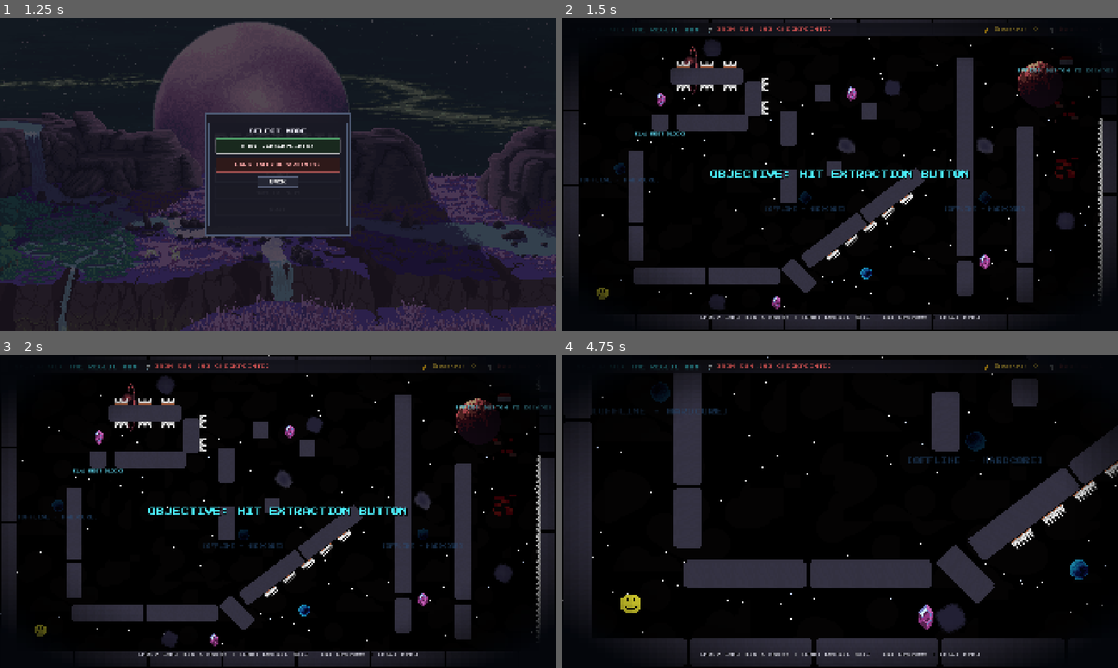
Above: before the commit, frames 1-4 (two rows, left to right).
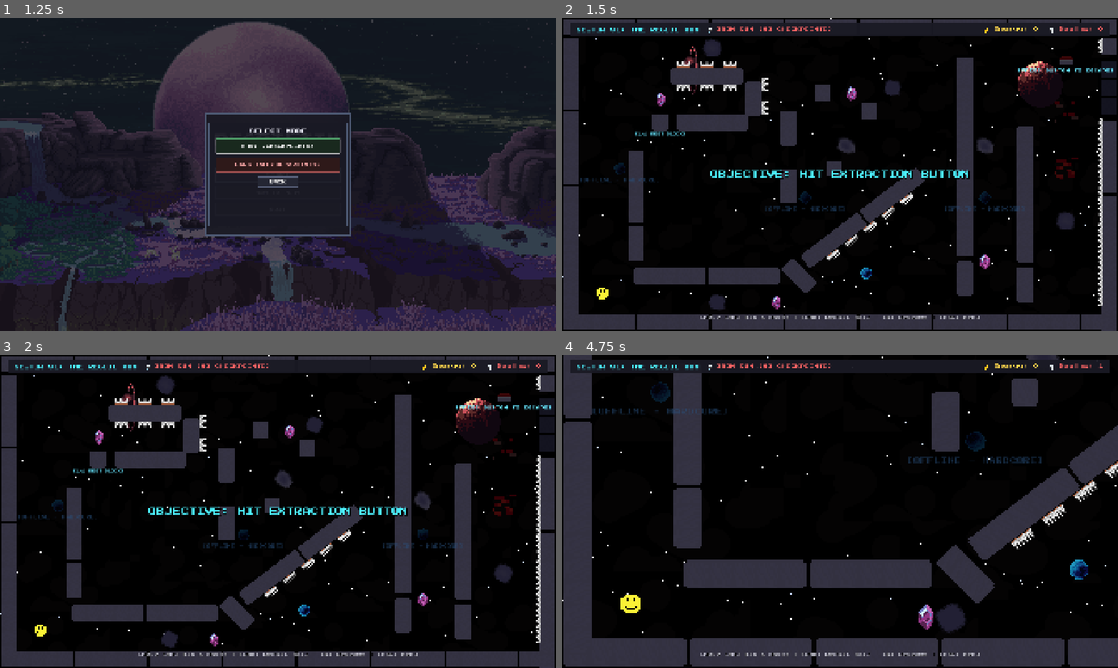
Above: after the commit, the same moments.

Repository: YuvalArchit04/Haven_Project
Game: Godot game, scene res://main_menu.tscn
Two runs of this game, one before a commit and one after it. Both use one fixed random seed, a clock stepped at 60 frames per second and the inputs below. Video files are missing from this copy of the repository; at most half a second of black plays in their place. Sound files missing from this copy of the repository are replaced by a short silence.
Inputs (mouse positions are in pixels of both pictures, inside the frame that each line leads up to):
- Up to frame 1 (1.25 s): click "START" at 0.5 s
- Up to frame 2 (1.5 s): click "HARD (NO CHECKPOINTS)" at 1.25 s
- Up to frame 3 (2 s): no input
- Up to frame 4 (4.75 s): tap Enter at 2 s; move the mouse to (962, 495) at 2.02 s; hold Right mouse button (recall) 2.03-2.78 s; move the mouse to (728, 527) at 2.77 s; click (728, 527) at 2.85 s; move the mouse to (895, 442) at 3.52 s; tap R at 3.6 s; move the mouse to (812, 574) at 4.27 s; right-click (812, 574) at 4.35 s

Frame 1 is identical in both runs. In frame 2, 9.2% of the frame differs, in the area x 0-100%, y 0-100%; in frame 3, 9.2%; in frame 4, 9.9%.

Commit message:
Final Polishing(screen shake, ugly border removal, etc)

Diff:
--- a/game.gd
+++ b/game.gd
@@ -19,6 +19,10 @@
 @onready var video_modal: PanelContainer = get_node_or_null("%VideoModal")
 @onready var prize_video: VideoStreamPlayer = get_node_or_null("%PrizeVideoPlayer")
 @onready var close_video_btn: Button = get_node_or_null("%CloseVideoBtn")
+@onready var pause_menu: PanelContainer = get_node_or_null("%PauseMenu")
+@onready var resume_btn: Button = get_node_or_null("%ResumeButton")
+@onready var restart_btn: Button = get_node_or_null("%RestartButton")
+@onready var pause_quit_btn: Button = get_node_or_null("%PauseQuitButton")
 
 @export var next_scene_path: String = "res://game_level_2.tscn"
 
@@ -33,6 +37,7 @@
 var max_offset: Vector2 = Vector2(16.0, 16.0)
 
 func _ready() -> void:
+	process_mode = Node.PROCESS_MODE_ALWAYS
 	var am = get_node_or_null("/root/AudioManager")
 	if am and am.has_method("play_music"):
 		am.play_music()
@@ -76,11 +81,25 @@
 		prize_btn.pressed.connect(_on_prize_pressed)
 	if close_video_btn and video_modal:
 		close_video_btn.pressed.connect(_on_close_video_pressed)
+	if resume_btn:
+		resume_btn.pressed.connect(_resume_game)
+	if restart_btn:
+		restart_btn.pressed.connect(func():
+			_resume_game()
+			get_tree().reload_current_scene()
+		)
+	if pause_quit_btn:
+		pause_quit_btn.pressed.connect(func():
+			_resume_game()
+			get_tree().change_scene_to_file("res://main_menu.tscn")
+		)
 
 	if victory_panel:
 		victory_panel.visible = false
 	if video_modal:
 		video_modal.visible = false
+	if pause_menu:
+		pause_menu.visible = false
 	if death_flash:
 		death_flash.modulate.a = 0.0
 	if checkpoint_popup:
@@ -102,6 +121,9 @@
 				randf_range(-1.0, 1.0) * max_offset.x * amount,
 				randf_range(-1.0, 1.0) * max_offset.y * amount
 			)
+
+func add_trauma(amount: float) -> void:
+	trauma = clamp(trauma + amount, 0.0, 1.0)
 
 func _setup_cinematic_intro() -> void:
 	var cam: Camera2D = player.get_node_or_null("Camera2D")
@@ -137,7 +159,15 @@
 
 func _unhandled_input(event: InputEvent) -> void:
 	if event.is_action_pressed("ui_cancel"):
-		get_tree().change_scene_to_file("res://main_menu.tscn")
+		if video_modal and video_modal.visible:
+			_on_close_video_pressed()
+		elif pause_menu:
+			if get_tree().paused:
+				_resume_game()
+			else:
+				_pause_game()
+		else:
+			get_tree().change_scene_to_file("res://main_menu.tscn")
 	elif event is InputEventKey and event.pressed and not event.echo:
 		if event.keycode == KEY_R:
 			respawn_player()
@@ -246,3 +276,15 @@
 	if video_modal and prize_video:
 		prize_video.stop()
 		video_modal.visible = false
+
+func _pause_game() -> void:
+	if pause_menu:
+		pause_menu.visible = true
+		get_tree().paused = true
+		if resume_btn:
+			resume_btn.grab_focus()
+
+func _resume_game() -> void:
+	if pause_menu:
+		pause_menu.visible = false
+	get_tree().paused = false
--- a/game.tscn
+++ b/game.tscn
@@ -33,15 +33,6 @@
 [sub_resource type="RectangleShape2D" id="RectangleShape2D_plat_1x1"]
 size = Vector2(64, 64)
 
-[sub_resource type="Gradient" id="Gradient_vignette"]
-offsets = PackedFloat32Array(0, 0.65, 0.85, 1)
-colors = PackedColorArray(0, 0, 0, 0, 0, 0, 0, 0, 0, 0, 0, 0.5, 0.01, 0.02, 0.04, 0.98)
-
-[sub_resource type="GradientTexture2D" id="GradientTexture2D_vignette"]
-gradient = SubResource("Gradient_vignette")
-fill = 1
-fill_from = Vector2(0.5, 0.5)
-fill_to = Vector2(0.95, 0.95)
 
 [sub_resource type="StyleBoxFlat" id="StyleBoxFlat_hud"]
 bg_color = Color(0.1, 0.1, 0.14, 0.95)
@@ -764,16 +755,6 @@
 theme_override_font_sizes/font_size = 20
 text = "✓ CHECKPOINT RECORDED"
 horizontal_alignment = 1
-
-[node name="Vignette" type="TextureRect" parent="HUDLayer"]
-anchors_preset = 15
-anchor_right = 1.0
-anchor_bottom = 1.0
-grow_horizontal = 2
-grow_vertical = 2
-mouse_filter = 2
-texture = SubResource("GradientTexture2D_vignette")
-
 [node name="BottomHint" type="Label" parent="HUDLayer"]
 anchors_preset = 7
 anchor_left = 0.5
@@ -923,3 +904,65 @@
 theme_override_colors/font_color = Color(0.9, 0.9, 0.95, 1)
 theme_override_font_sizes/font_size = 14
 text = "[ CLOSE RECORDING ]"
+
+[node name="PauseMenu" type="PanelContainer" parent="HUDLayer"]
+unique_name_in_owner = true
+process_mode = 2
+visible = false
+anchors_preset = 8
+anchor_left = 0.5
+anchor_top = 0.5
+anchor_right = 0.5
+anchor_bottom = 0.5
+offset_left = -200.0
+offset_top = -160.0
+offset_right = 200.0
+offset_bottom = 160.0
+grow_horizontal = 2
+grow_vertical = 2
+theme_override_styles/panel = SubResource("StyleBoxFlat_vic")
+
+[node name="MarginContainer" type="MarginContainer" parent="HUDLayer/PauseMenu"]
+layout_mode = 2
+theme_override_constants/margin_left = 28
+theme_override_constants/margin_top = 28
+theme_override_constants/margin_right = 28
+theme_override_constants/margin_bottom = 28
+
+[node name="VBoxContainer" type="VBoxContainer" parent="HUDLayer/PauseMenu/MarginContainer"]
+layout_mode = 2
+theme_override_constants/separation = 14
+alignment = 1
+
+[node name="PauseTitle" type="Label" parent="HUDLayer/PauseMenu/MarginContainer/VBoxContainer"]
+layout_mode = 2
+theme_override_colors/font_color = Color(0.3, 0.95, 1, 1)
+theme_override_font_sizes/font_size = 20
+text = "MISSION PAUSED"
+horizontal_alignment = 1
+
+[node name="Spacer" type="Control" parent="HUDLayer/PauseMenu/MarginContainer/VBoxContainer"]
+custom_minimum_size = Vector2(0, 6)
+layout_mode = 2
+
+[node name="ResumeButton" type="Button" parent="HUDLayer/PauseMenu/MarginContainer/VBoxContainer"]
+unique_name_in_owner = true
+custom_minimum_size = Vector2(0, 42)
+layout_mode = 2
+theme_override_colors/font_color = Color(0.3, 1, 0.6, 1)
+theme_override_font_sizes/font_size = 13
+text = "RESUME"
+
+[node name="RestartButton" type="Button" parent="HUDLayer/PauseMenu/MarginContainer/VBoxContainer"]
+unique_name_in_owner = true
+custom_minimum_size = Vector2(0, 42)
+layout_mode = 2
+theme_override_font_sizes/font_size = 13
+text = "RESTART SECTOR"
+
+[node name="PauseQuitButton" type="Button" parent="HUDLayer/PauseMenu/MarginContainer/VBoxContainer"]
+unique_name_in_owner = true
+custom_minimum_size = Vector2(0, 42)
+layout_mode = 2
+theme_override_font_sizes/font_size = 13
+text = "MAIN MENU"
--- a/game_level_2.tscn
+++ b/game_level_2.tscn
@@ -32,15 +32,6 @@
 [sub_resource type="RectangleShape2D" id="RectangleShape2D_plat_1x1"]
 size = Vector2(64, 64)
 
-[sub_resource type="Gradient" id="Gradient_vignette"]
-offsets = PackedFloat32Array(0, 0.65, 0.85, 1)
-colors = PackedColorArray(0, 0, 0, 0, 0, 0, 0, 0, 0, 0, 0, 0.5, 0.01, 0.02, 0.04, 0.98)
-
-[sub_resource type="GradientTexture2D" id="GradientTexture2D_vignette"]
-gradient = SubResource("Gradient_vignette")
-fill = 1
-fill_from = Vector2(0.5, 0.5)
-fill_to = Vector2(0.95, 0.95)
 
 [sub_resource type="StyleBoxFlat" id="StyleBoxFlat_hud"]
 bg_color = Color(0.1, 0.1, 0.14, 0.95)
@@ -533,16 +524,6 @@
 theme_override_font_sizes/font_size = 20
 text = "✓ CHECKPOINT SAVED"
 horizontal_alignment = 1
-
-[node name="Vignette" type="TextureRect" parent="HUDLayer"]
-anchors_preset = 15
-anchor_right = 1.0
-anchor_bottom = 1.0
-grow_horizontal = 2
-grow_vertical = 2
-mouse_filter = 2
-texture = SubResource("GradientTexture2D_vignette")
-
 [node name="BottomHint" type="Label" parent="HUDLayer"]
 anchors_preset = 7
 anchor_left = 0.5
@@ -635,3 +616,65 @@
 layout_mode = 2
 theme_override_font_sizes/font_size = 18
 text = "☰ MAIN MENU"
+
+[node name="PauseMenu" type="PanelContainer" parent="HUDLayer"]
+unique_name_in_owner = true
+process_mode = 2
+visible = false
+anchors_preset = 8
+anchor_left = 0.5
+anchor_top = 0.5
+anchor_right = 0.5
+anchor_bottom = 0.5
+offset_left = -200.0
+offset_top = -160.0
+offset_right = 200.0
+offset_bottom = 160.0
+grow_horizontal = 2
+grow_vertical = 2
+theme_override_styles/panel = SubResource("StyleBoxFlat_vic")
+
+[node name="MarginContainer" type="MarginContainer" parent="HUDLayer/PauseMenu"]
+layout_mode = 2
+theme_override_constants/margin_left = 28
+theme_override_constants/margin_top = 28
+theme_override_constants/margin_right = 28
+theme_override_constants/margin_bottom = 28
+
+[node name="VBoxContainer" type="VBoxContainer" parent="HUDLayer/PauseMenu/MarginContainer"]
+layout_mode = 2
+theme_override_constants/separation = 14
+alignment = 1
+
+[node name="PauseTitle" type="Label" parent="HUDLayer/PauseMenu/MarginContainer/VBoxContainer"]
+layout_mode = 2
+theme_override_colors/font_color = Color(0.3, 0.95, 1, 1)
+theme_override_font_sizes/font_size = 20
+text = "MISSION PAUSED"
+horizontal_alignment = 1
+
+[node name="Spacer" type="Control" parent="HUDLayer/PauseMenu/MarginContainer/VBoxContainer"]
+custom_minimum_size = Vector2(0, 6)
+layout_mode = 2
+
+[node name="ResumeButton" type="Button" parent="HUDLayer/PauseMenu/MarginContainer/VBoxContainer"]
+unique_name_in_owner = true
+custom_minimum_size = Vector2(0, 42)
+layout_mode = 2
+theme_override_colors/font_color = Color(0.3, 1, 0.6, 1)
+theme_override_font_sizes/font_size = 13
+text = "RESUME"
+
+[node name="RestartButton" type="Button" parent="HUDLayer/PauseMenu/MarginContainer/VBoxContainer"]
+unique_name_in_owner = true
+custom_minimum_size = Vector2(0, 42)
+layout_mode = 2
+theme_override_font_sizes/font_size = 13
+text = "RESTART SECTOR"
+
+[node name="PauseQuitButton" type="Button" parent="HUDLayer/PauseMenu/MarginContainer/VBoxContainer"]
+unique_name_in_owner = true
+custom_minimum_size = Vector2(0, 42)
+layout_mode = 2
+theme_override_font_sizes/font_size = 13
+text = "MAIN MENU"
